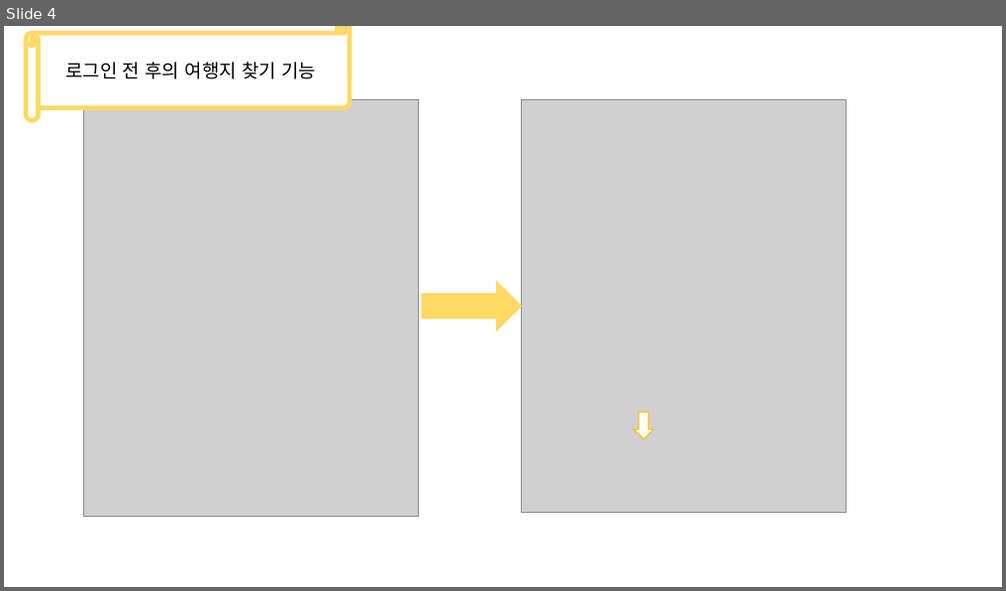
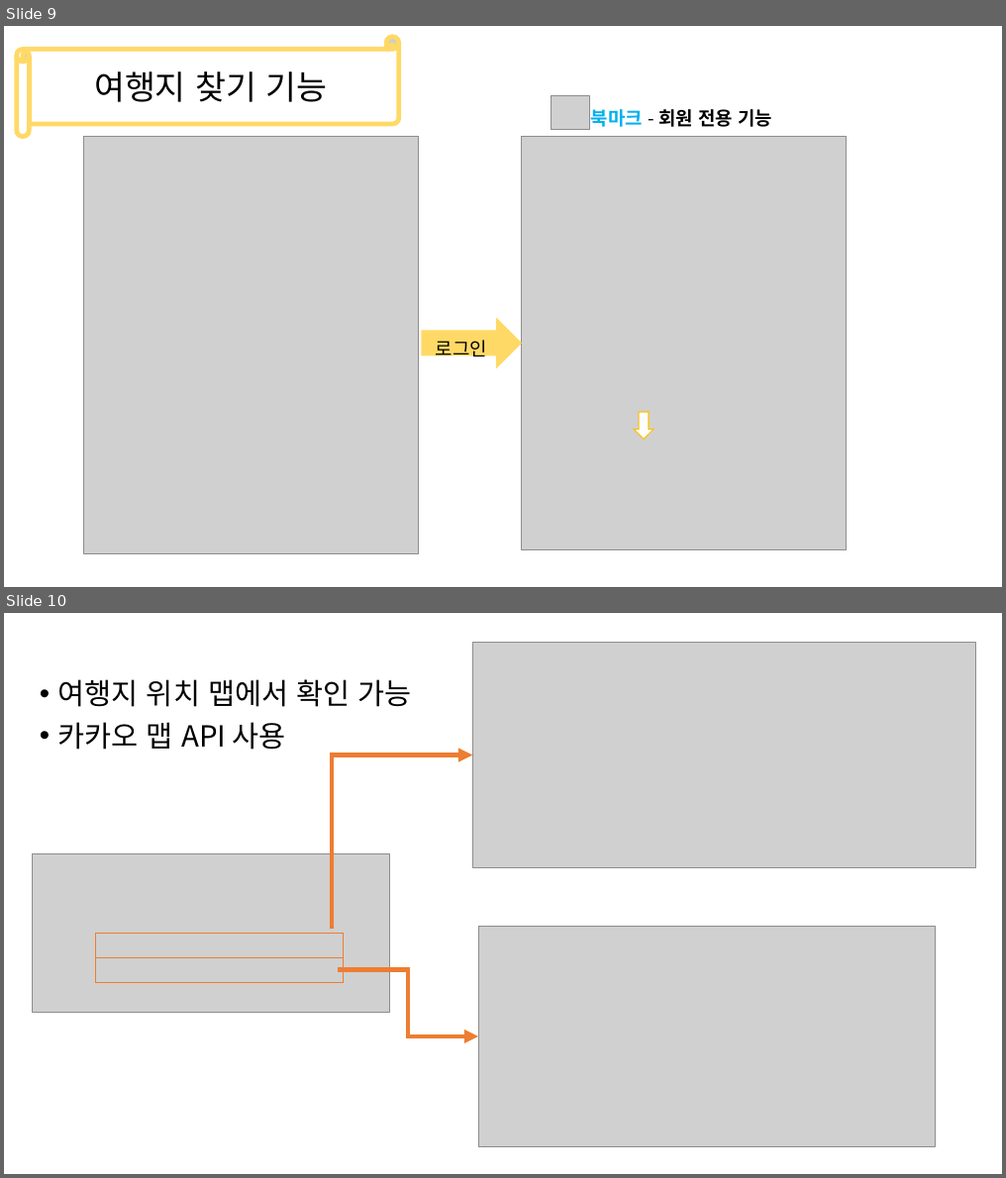
Before and after one commit to Grat3Su/EnjoyTrip, a slide deck: 부울경 3반 1조.pptx. Shown one above the other, each under a label of ours: slide 4 before the commit, slides 9 and 10 after it. The pictures are 1006x591 and 1006x1178 pixels, drawn with LibreOffice and Linux fonts; fonts in the diff are those of the drawing; grey boxes stand for pictures. Boxes give left, top, right and bottom in pixels: in the first picture for what was removed or moved away, otherwise in the second. Text is boxed around its words. In the diff, an @@ line names an element or a change of style, - is before the commit and + after.

```diff
--- a/부울경 3반 1조.pptx
+++ b/부울경 3반 1조.pptx
@@ slide 10 added at <box>4,613,1002,1174</box>, background #FFFFFF @@
@@ picture added at <box>472,642,976,868</box> @@
@@ text added at <box>58,679,412,750</box>, 28 pt, text #000000 @@
+• 여행지 위치 맵에서 확인 가능
+• 카카오 맵 API 사용
@@ elbow arrow added from (332, 929) to (472, 756), #ED7D31 4.5 pt @@
@@ picture added at <box>33,854,389,1012</box> @@
@@ rectangle added at <box>96,934,344,959</box>, outline #ED7D31 1 pt @@
@@ picture added at <box>478,927,936,1148</box> @@
@@ rectangle added at <box>96,959,344,983</box>, outline #ED7D31 1 pt @@
@@ elbow arrow added from (338, 970) to (478, 1037), #ED7D31 4.5 pt @@
@@ what was slide 4 is now slide 9 @@
@@ slide 9 changed as well @@
@@ horizontal scroll "여행지 찾기 기능": place and size @@
-horizontal scroll "여행지 찾기 기능" at <box>26,26,350,121</box>
+horizontal scroll "여행지 찾기 기능" at <box>17,37,399,137</box>
@@ text in horizontal scroll at <box>94,72,328,102</box>: text changed; size 18 to 32 pt @@
-로그인 전 후의 여행지 찾기 기능
+여행지 찾기 기능
@@ picture added at <box>550,96,589,129</box> @@
@@ text added at <box>591,109,772,127</box>, 18 pt, text #000000, bold @@
+북마크 - 회원 전용 기능
@@ 2 pictures, 1 right arrow: place and size @@
-2 pictures, 1 right arrow at <box>83,99,846,516</box>
+2 pictures, 1 right arrow at <box>83,137,846,554</box>
@@ text added at <box>436,340,487,362</box>, 18 pt, text #000000 @@
+로그인
```
Also in this commit, not shown: 5 other slides changed, 8 other slides added, 2 slides removed, 5 other files.
